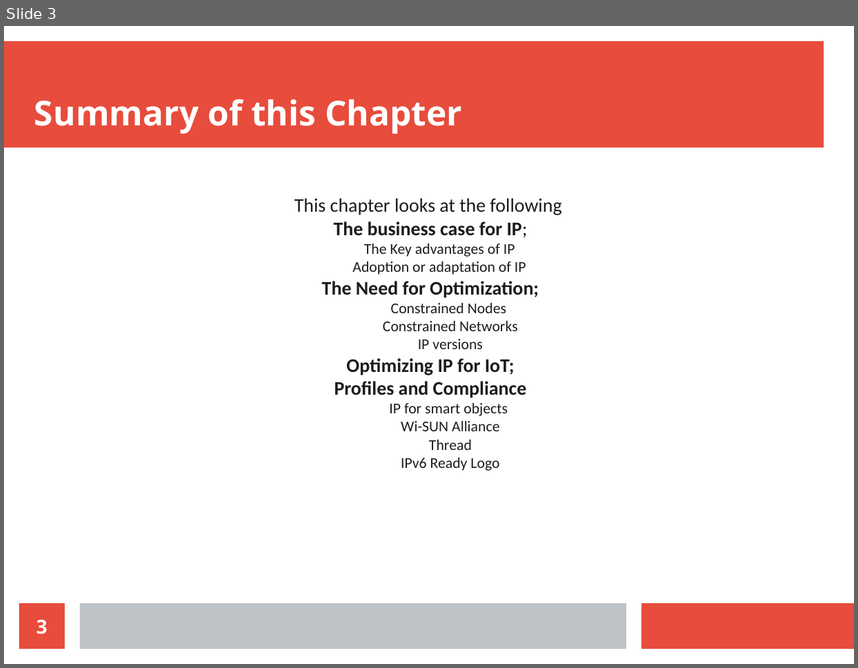
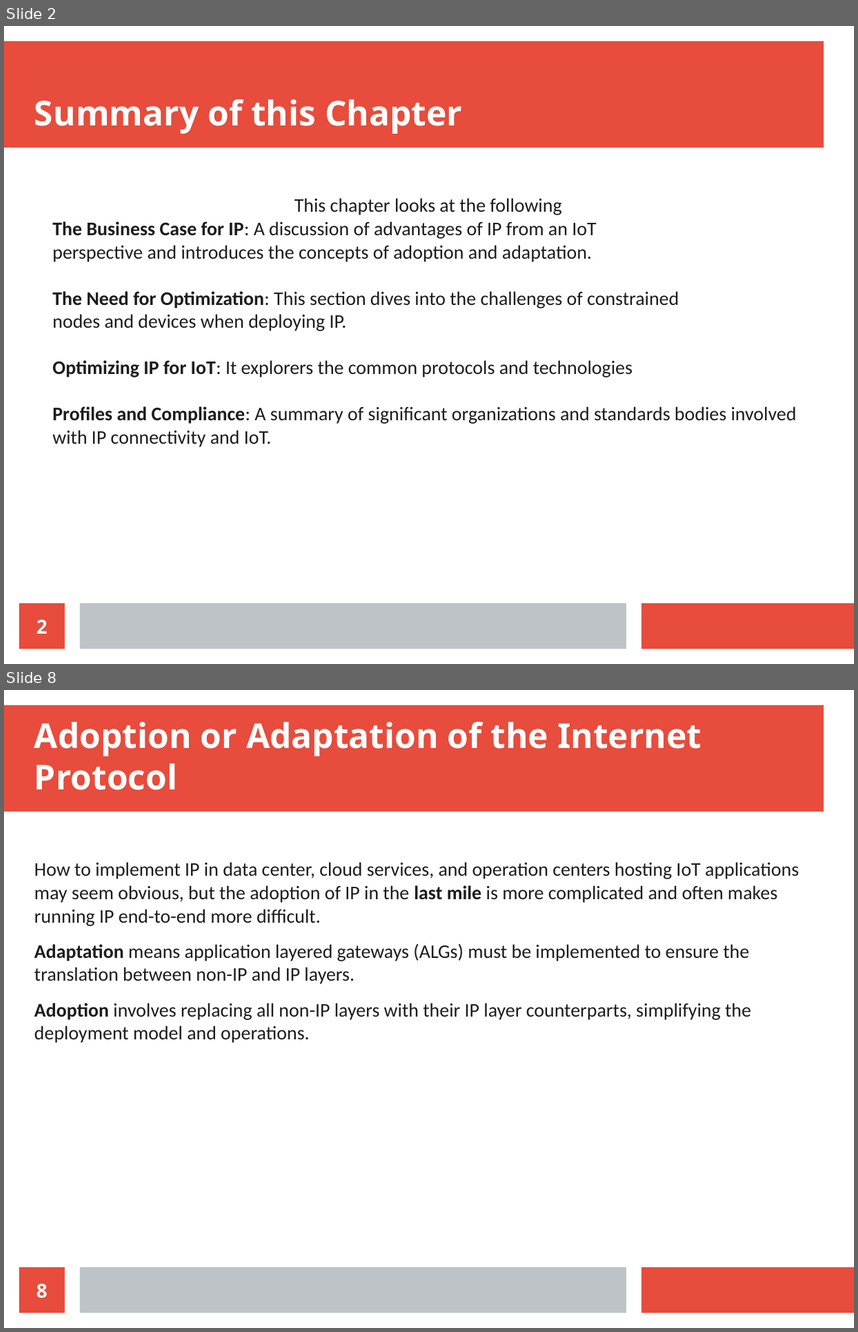
Before and after one commit to Dihfahsih1/Masters-Software-Engineering, a slide deck: yr-sem1/IoT/Chapter-5-slides.odp. Shown one above the other, each under a label of ours: slide 3 before the commit, slides 2 and 8 after it; the slides between them are not shown. The pictures are 858x668 and 858x1332 pixels, drawn with LibreOffice and Linux fonts; fonts in the diff are those of the drawing. Boxes give left, top, right and bottom in pixels: in the first picture for what was removed or moved away, otherwise in the second. Text is boxed around its words. In the diff, an @@ line names an element or a change of style, - is before the commit and + after.

```diff
--- a/yr-sem1/IoT/Chapter-5-slides.odp
+++ b/yr-sem1/IoT/Chapter-5-slides.odp
@@ slide 8 added at [4, 690, 854, 1328], background #FFFFFF; not listed: 3 template elements that a slide beside it also shows @@
@@ title added at [34, 722, 702, 790], 32 pt, text #FFFFFF, bold @@
+Adoption or Adaptation of the Internet Protocol
@@ text added at [34, 862, 799, 1043], 18 pt, text #1C1C1C @@
+How to implement IP in data center, cloud services, and operation centers hosting IoT applications may seem obvious, but the adoption of IP in the last mile is more complicated and often makes running IP end-to-end more difficult.
+Adaptation means application layered gateways (ALGs) must be implemented to ensure the translation between non-IP and IP layers.
+Adoption involves replacing all non-IP layers with their IP layer counterparts, simplifying the deployment model and operations.
@@ page number added at [19, 1267, 65, 1312], fill #E74C3C, 18 pt, text #FFFFFF, bold @@
+8
@@ what was slide 3 is now slide 2 @@
@@ slide 2 changed as well @@
@@ subtitle at [52, 221, 797, 447]: text changed; size 14 to 18 pt @@
-The business case for IP;
-  The Key advantages of IP
-  Adoption or adaptation of IP
-The Need for Optimization;
-    Constrained Nodes
-    Constrained Networks
-    IP versions
-Optimizing IP for IoT;
-Profiles and Compliance
-    IP for smart objects
-    Wi-SUN Alliance
-    Thread
-    IPv6 Ready Logo
+The Business Case for IP: A discussion of advantages of IP from an IoT
+perspective and introduces the concepts of adoption and adaptation.
+The Need for Optimization: This section dives into the challenges of constrained
+nodes and devices when deploying IP.
+Optimizing IP for IoT: It explorers the common protocols and technologies
+Profiles and Compliance: A summary of significant organizations and standards bodies involved with IP connectivity and IoT.
@@ page number at [36, 619, 47, 633]: text changed @@
-3
+2
```
Also in this commit, not shown: 1 other slide changed, 36 other slides added, 1 slide removed, 7 other files.
